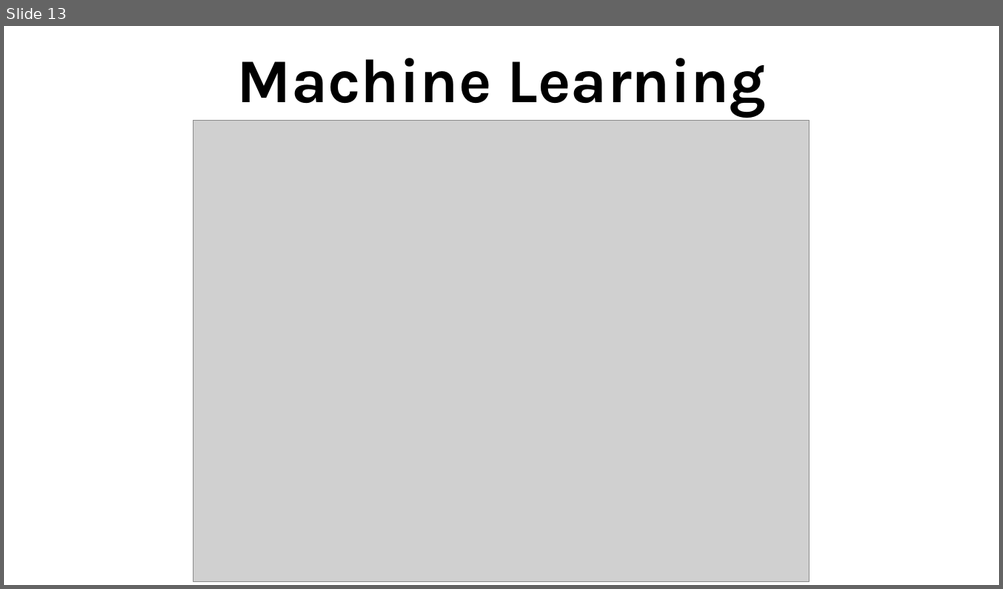
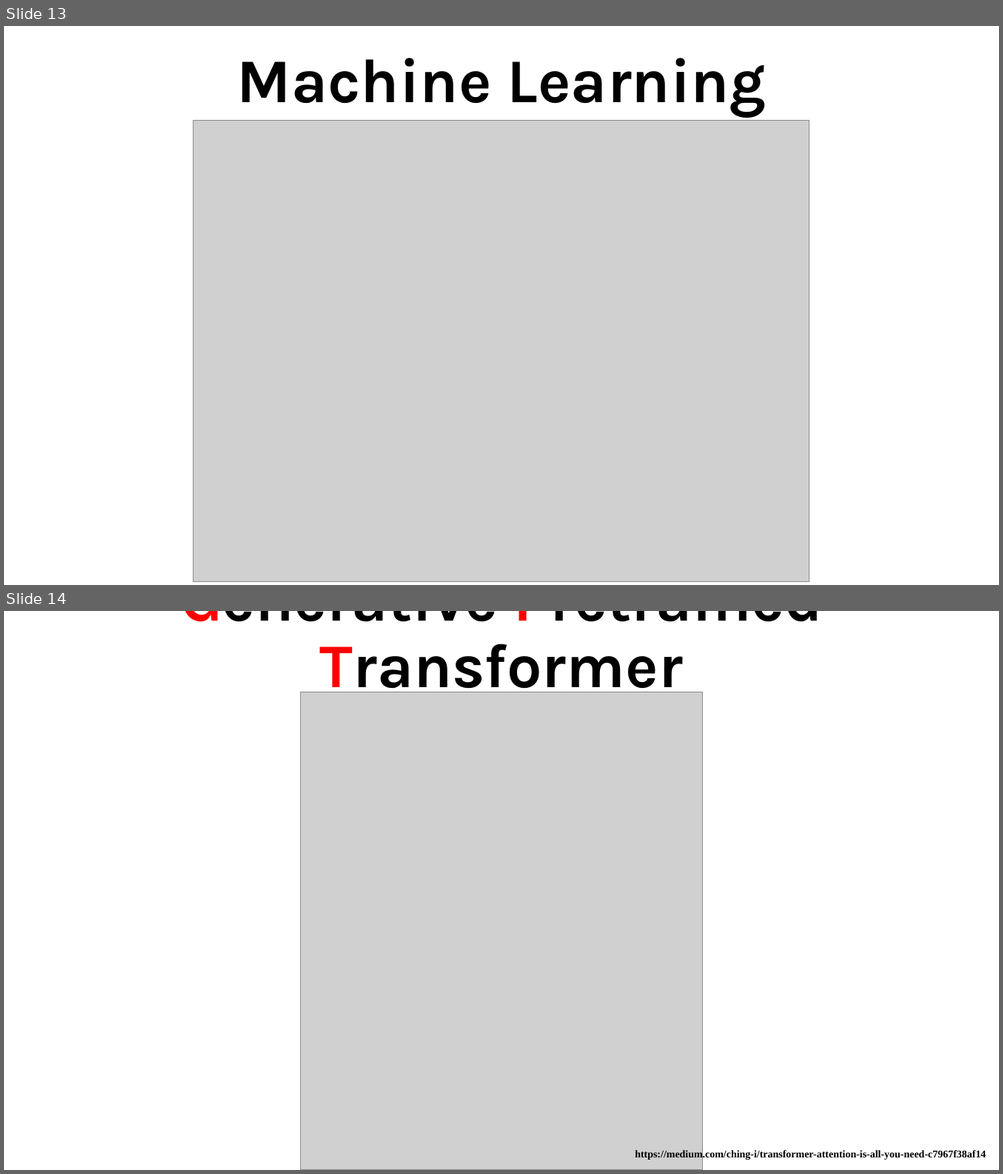
Before and after one commit to MENGHSUANCHUNG/24SS_NLP_workshop, a slide deck: Week07_Comparison/WEEK07.pptx. Shown one above the other, each under a label of ours: slide 13 before the commit, slides 13 and 14 after it. The pictures are 1003x589 and 1003x1174 pixels, drawn with LibreOffice and Linux fonts; fonts in the diff are those of the drawing; grey boxes stand for pictures. Boxes give left, top, right and bottom in pixels: in the first picture for what was removed or moved away, otherwise in the second. Text is boxed around its words. In the diff, an @@ line names an element or a change of style, - is before the commit and + after.

```diff
--- a/Week07_Comparison/WEEK07.pptx
+++ b/Week07_Comparison/WEEK07.pptx
@@ slide 14 added at (4, 611, 999, 1170), background #FFFFFF @@
@@ title added at (180, 611, 822, 702), 60 pt, text #000000, bold @@
+Generative Pretrained Transformer
@@ picture added at (300, 692, 702, 1170) @@
@@ text added at (634, 1150, 985, 1161), 10 pt, text #000000, bold @@
+https://medium.com/ching-i/transformer-attention-is-all-you-need-c7967f38af14
```
Also in this commit, not shown: 1 slide changed, 2 other slides added, 1 slide removed.
